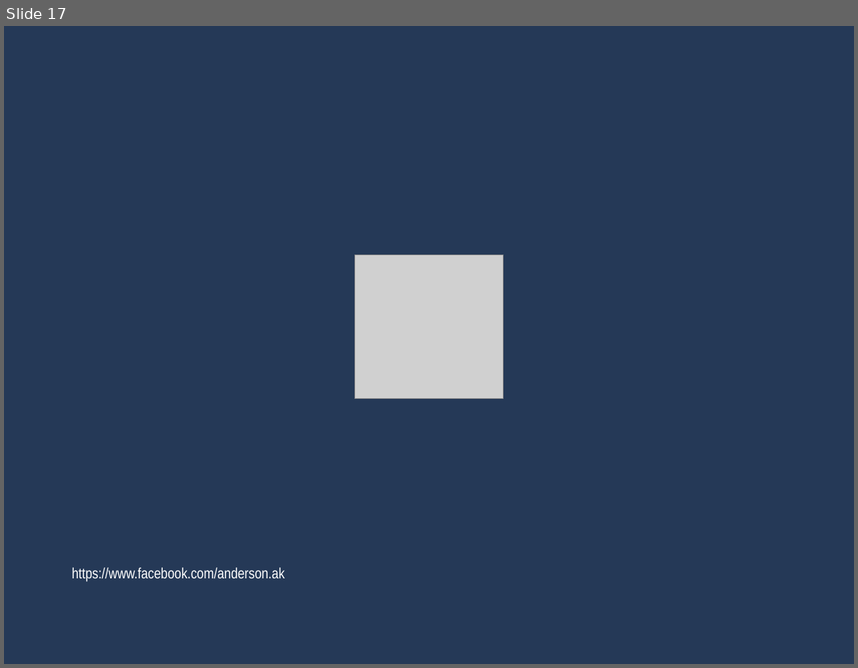
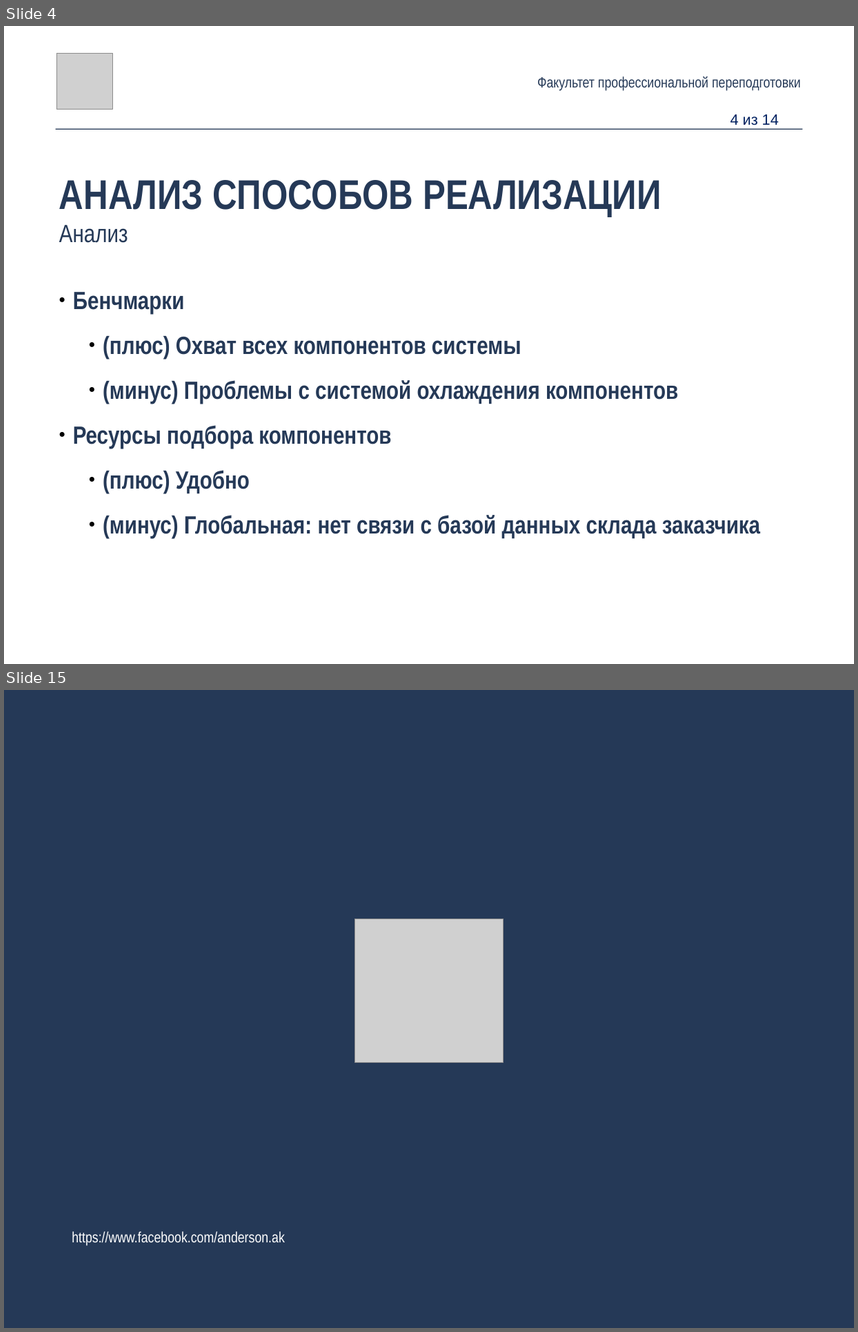
Before and after one commit to catexis/HSE_graduation_project, a slide deck: desing/presentation/pres.pptx. Shown one above the other, each under a label of ours: slide 17 before the commit, slides 4 and 15 after it; the slides between them are not shown. The pictures are 858x668 and 858x1332 pixels, drawn with LibreOffice and Linux fonts; fonts in the diff are those of the drawing; grey boxes stand for pictures. Boxes give left, top, right and bottom in pixels: in the first picture for what was removed or moved away, otherwise in the second. Text is boxed around its words. In the diff, an @@ line names an element or a change of style, - is before the commit and + after.

```diff
--- a/desing/presentation/pres.pptx
+++ b/desing/presentation/pres.pptx
@@ slide 4 added at (4, 26, 854, 664), background #FFFFFF @@
@@ picture added at (56, 54, 112, 109) @@
@@ text added at (537, 76, 801, 90), 18 pt, text #253957 @@
+Факультет профессиональной переподготовки
@@ line added from (56, 129) to (802, 129), #253957 0.99 pt @@
@@ text added at (731, 114, 779, 125), 18 pt, text #002060 @@
+4 из 14
@@ text added at (59, 180, 661, 243), 50 pt, text #253957, bold @@
+АНАЛИЗ СПОСОБОВ РЕАЛИЗАЦИИ
+Анализ
@@ text added at (73, 292, 760, 538), 30 pt, text #253957, bold @@
+● Бенчмарки
+  ● (плюс) Охват всех компонентов системы
+  ● (минус) Проблемы с системой охлаждения компонентов
+● Ресурсы подбора компонентов
+  ● (плюс) Удобно
+  ● (минус) Глобальная: нет связи с базой данных склада заказчика
@@ what was slide 17 is now slide 15 @@
```
Also in this commit, not shown: 12 slides changed, 1 other slide added, 4 slides removed, 3 other files.
